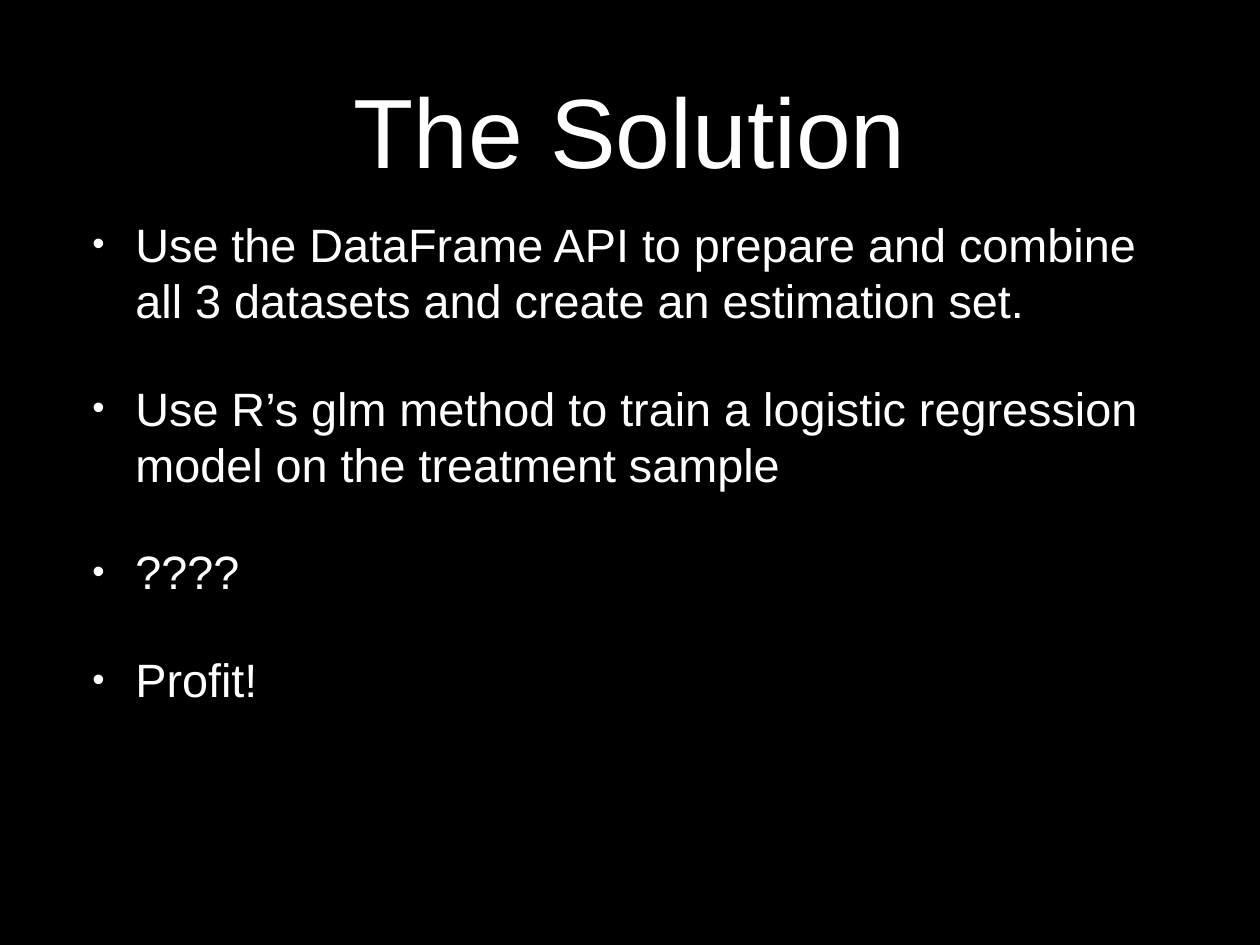
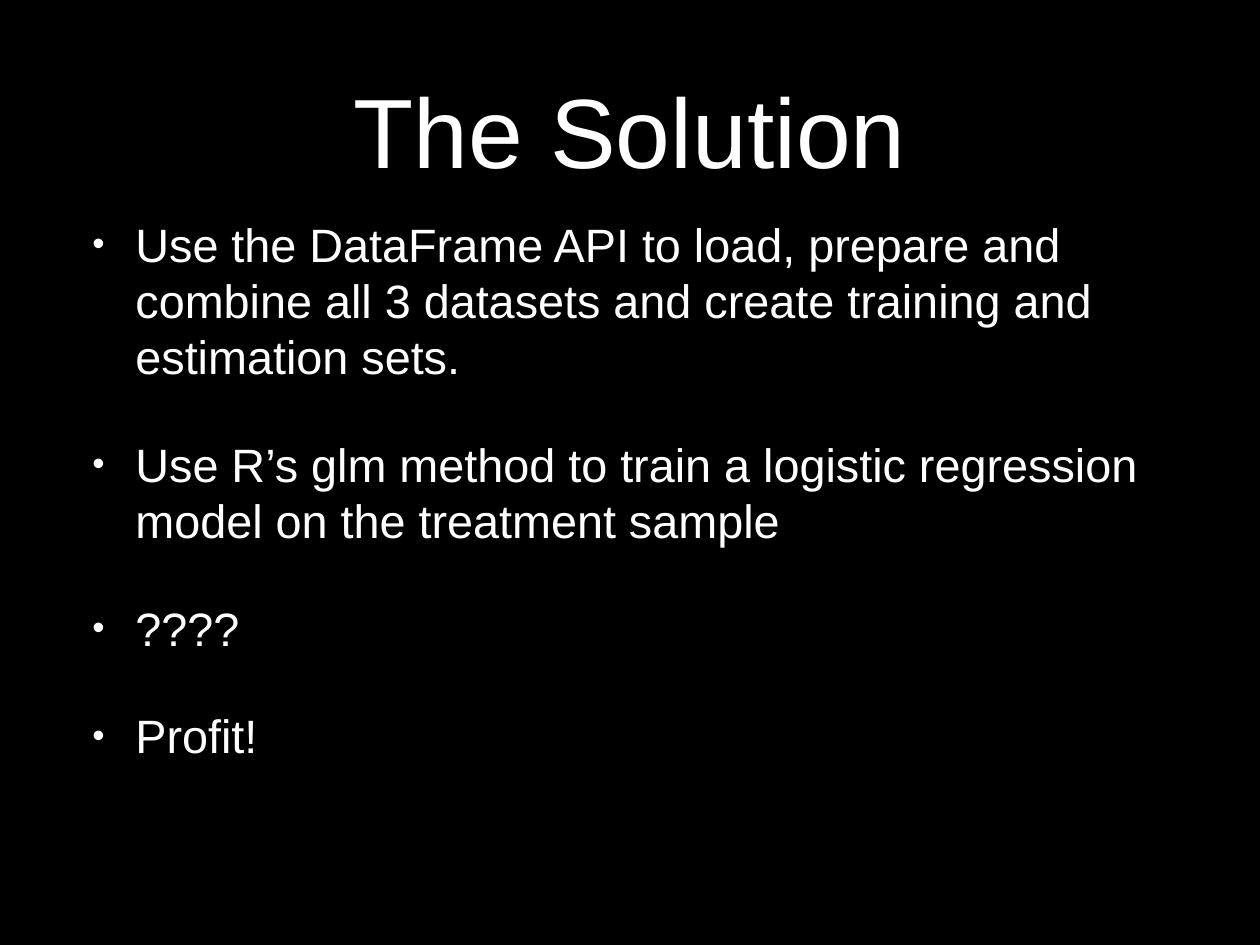
Before and after one commit to cafreeman/Demo_SparkR, a slide deck: slide 22 of PPT_SparkR_Demo.pptx (slide 21 before the commit). Drawn at 1260x945 pixels with LibreOffice and Linux fonts; fonts in the diff are those of the drawing. Boxes give left, top, right and bottom in pixels: in the first picture for what was removed or moved away, otherwise in the second. Text is boxed around its words. In the diff, an @@ line names an element or a change of style, - is before the commit and + after.

```diff
--- a/PPT_SparkR_Demo.pptx
+++ b/PPT_SparkR_Demo.pptx
@@ text at <box>135,228,1092,375</box>: text changed @@
-• Use the DataFrame API to prepare and combine all 3 datasets and create an estimation set.
+• Use the DataFrame API to load, prepare and combine all 3 datasets and create training and estimation sets.
```
Also in this commit, not shown: 2 other slides changed, 1 slide added, 2 other files.
